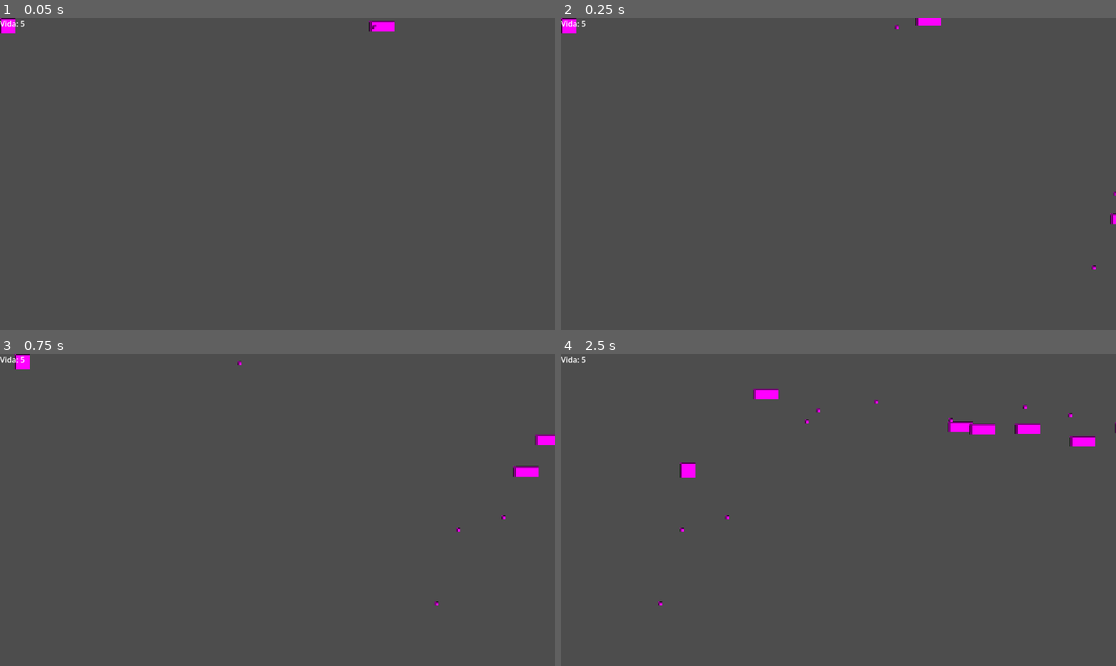
Above: before the commit, frames 1-4 (two rows, left to right).
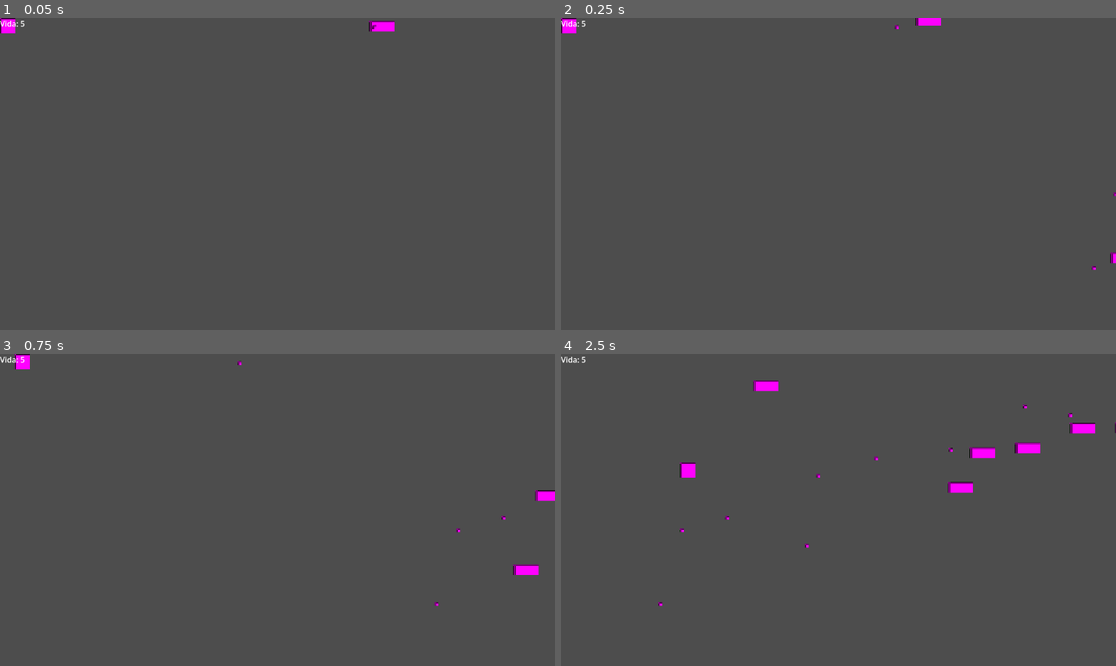
Above: after the commit, the same moments.

Repository: wfeboSKL/tales-for-the-asleep
Game: Godot game, scene res://scenes/demolevel/level.tscn
Same seed, same stepped clock (60 frames per second), same inputs: the game is played once before the commit and once after it.
Inputs:
- Up to frame 1 (0.05 s): no input
- Up to frame 2 (0.25 s): no input
- Up to frame 3 (0.75 s): tap Enter at 0.5 s; hold D (move_right) from 0.53 s (still down); hold Shift (focus) from 0.53 s (still down)
- Up to frame 4 (2.5 s): release D (move_right) at 1.28 s; release Shift (focus) at 1.28 s; hold S (move_down) 1.28-2.03 s; tap K (shoot) at 1.35 s; hold D (move_right) from 2.03 s (still down); tap Enter at 2.1 s

Frame 1 is identical in both runs. In frame 2, less than 0.1% of the frame differs, in the area x 95-100%, y 55-81%; in frame 3, 0.6%; in frame 4, 1.6%, in the area x 17-97%, y 8-81%.

Commit message:
Pequeñas modificaciónes en la programación de IA | Trabajado en PC_FEBO

Diff:
--- a/scenes/enemies/enemy.gd
+++ b/scenes/enemies/enemy.gd
@@ -3,6 +3,7 @@
 extends CharacterBody2D
 #Se define su velocidad
 const SPEED = 150.0
+const SPEED_Y = 100.0
 #Se establece la vida inicial (la cual cambiará por impactos)
 var health = 3
 #Se establece el cooldown de la bala inicial
@@ -23,7 +24,7 @@
 	velocity.x = -SPEED
 	#Si jugador existe, moverse fluidamente hacia (actual, objetivo, velocidad)
 	if player:
-		velocity.y = move_toward(velocity.y, (player.position.y + y_offset - position.y), SPEED)
+		velocity.y = move_toward(velocity.y, clamp(player.position.y + y_offset - position.y, -SPEED_Y, SPEED_Y), SPEED_Y)
 	#Se hace el cálculo final del movimiento
 	move_and_slide()
 
